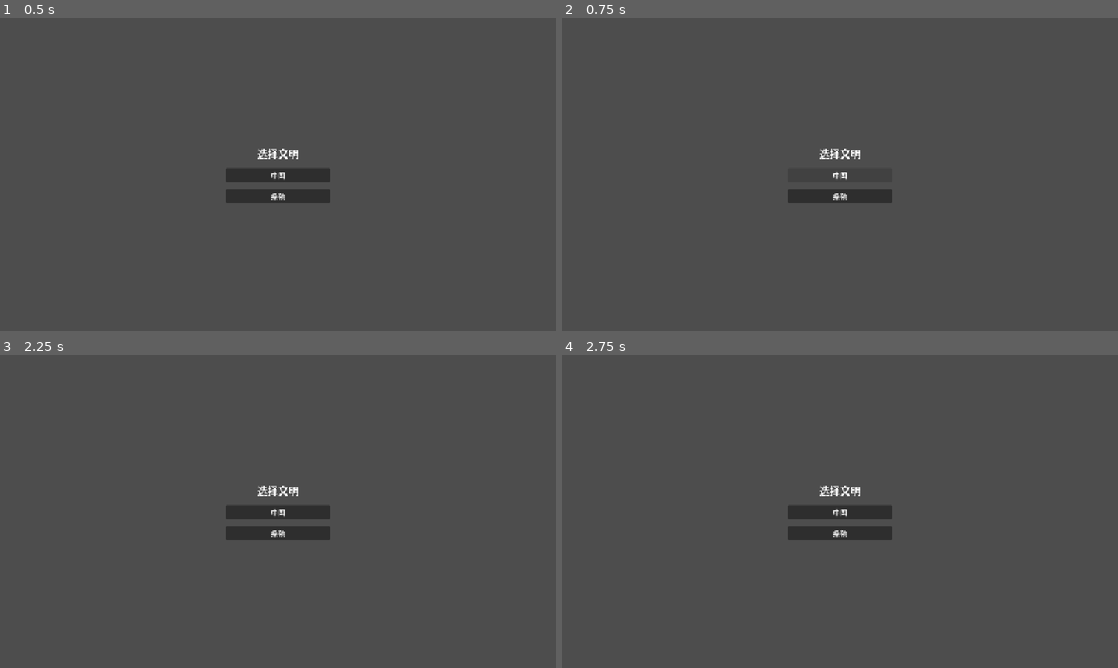
Above: before the commit, frames 1-4 (two rows, left to right).
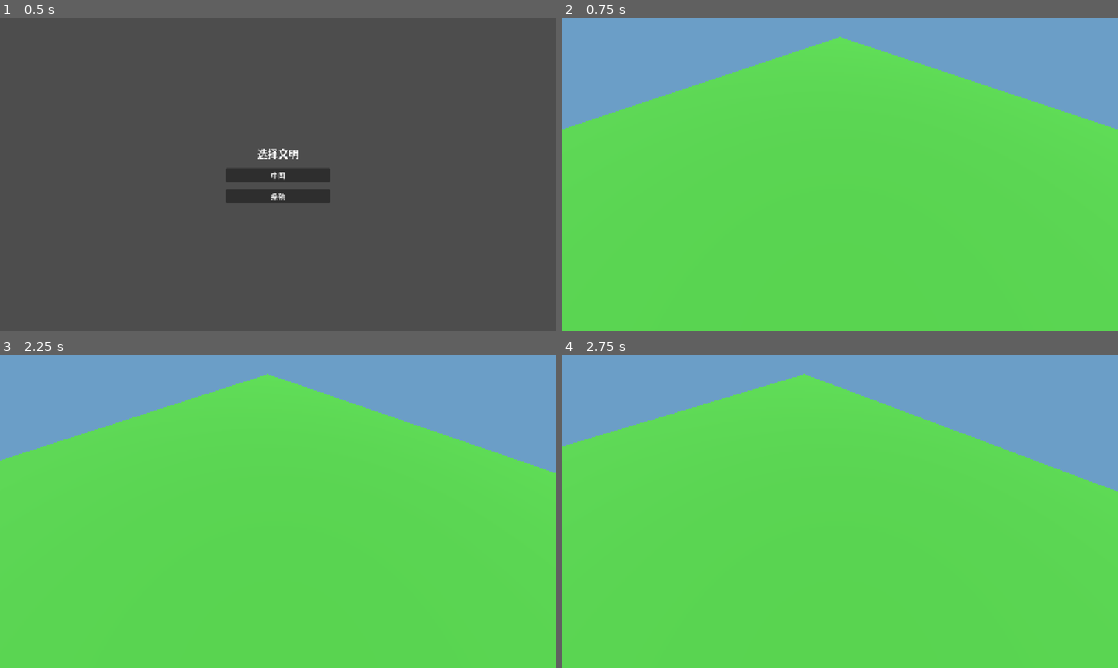
Above: after the commit, the same moments.

Repository: Zondabb/aoe2
Game: Godot game, scene res://scenes/civ_select.tscn
Two runs of this game, one before a commit and one after it. Both use one fixed random seed, a clock stepped at 60 frames per second and the inputs below.
Inputs (mouse positions are in pixels of both pictures, inside the frame that each line leads up to):
- Up to frame 1 (0.5 s): no input
- Up to frame 2 (0.75 s): click "中国" at 0.5 s
- Up to frame 3 (2.25 s): click (278, 533) at 1.25 s, where only the run before the commit has a clickable "条顿"; tap Enter at 2 s; move the mouse to (400, 495) at 2.02 s; hold D from 2.03 s (still down); click (400, 495) at 2.17 s
- Up to frame 4 (2.75 s): keep holding D

Frame 1 is identical in both runs. In frame 2, 100% of the frame differs, in the area x 0-100%, y 0-100%; in frame 3, 100%; in frame 4, 100%.

Commit message:
feat(scene): add 3D match ground and RTS camera
Co-authored-by: Cursor <cursoragent@cursor.com>

Diff:
--- /dev/null
+++ b/scenes/match_3d.tscn
@@ -0,0 +1,45 @@
+[gd_scene load_steps=6 format=3]
+
+[ext_resource type="Script" path="res://scripts/input/rts_camera_3d.gd" id="1_camera"]
+[ext_resource type="Script" path="res://scripts/match/match_bootstrap.gd" id="2_bootstrap"]
+
+[sub_resource type="StandardMaterial3D" id="StandardMaterial3D_ground"]
+albedo_color = Color(0.2, 0.48, 0.16, 1)
+roughness = 1.0
+
+[sub_resource type="PlaneMesh" id="PlaneMesh_ground"]
+material = SubResource("StandardMaterial3D_ground")
+size = Vector2(120, 120)
+
+[sub_resource type="Environment" id="Environment_match"]
+background_mode = 1
+background_color = Color(0.42, 0.62, 0.78, 1)
+ambient_light_source = 3
+ambient_light_color = Color(0.82, 0.88, 1, 1)
+ambient_light_energy = 0.65
+
+[node name="Match" type="Node3D"]
+
+[node name="DirectionalLight3D" type="DirectionalLight3D" parent="."]
+rotation_degrees = Vector3(-55, -35, 0)
+light_energy = 1.2
+shadow_enabled = true
+
+[node name="WorldEnvironment" type="WorldEnvironment" parent="."]
+environment = SubResource("Environment_match")
+
+[node name="Map" type="Node3D" parent="."]
+
+[node name="Ground" type="MeshInstance3D" parent="Map"]
+mesh = SubResource("PlaneMesh_ground")
+
+[node name="CameraRig" type="Node3D" parent="."]
+
+[node name="Camera3D" type="Camera3D" parent="CameraRig"]
+current = true
+script = ExtResource("1_camera")
+
+[node name="Entities" type="Node3D" parent="."]
+
+[node name="Bootstrap" type="Node" parent="."]
+script = ExtResource("2_bootstrap")
--- /dev/null
+++ b/scripts/input/ground_picker.gd
@@ -0,0 +1,17 @@
+# scripts/input/ground_picker.gd
+class_name GroundPicker
+extends RefCounted
+
+static func pick_ground(camera: Camera3D, screen_pos: Vector2) -> Variant:
+	var ray_origin := camera.project_ray_origin(screen_pos)
+	var ray_direction := camera.project_ray_normal(screen_pos)
+	return intersect_ground(ray_origin, ray_direction)
+
+static func intersect_ground(ray_origin: Vector3, ray_direction: Vector3) -> Variant:
+	if absf(ray_direction.y) < 0.0001:
+		return null
+
+	var distance := -ray_origin.y / ray_direction.y
+	if distance < 0.0:
+		return null
+	return ray_origin + ray_direction * distance
--- /dev/null
+++ b/scripts/input/rts_camera_3d.gd
@@ -0,0 +1,75 @@
+# scripts/input/rts_camera_3d.gd
+class_name RtsCamera3D
+extends Camera3D
+
+const GroundPickerScript := preload("res://scripts/input/ground_picker.gd")
+
+@export_range(0.0, 90.0, 0.1) var pitch_degrees := 50.0
+@export_range(-180.0, 180.0, 0.1) var yaw_degrees := 45.0
+@export var pan_speed := 24.0
+@export var edge_margin := 18.0
+@export var zoom_step := 5.0
+@export var min_distance := 18.0
+@export var max_distance := 80.0
+@export var distance := 42.0
+
+func _ready() -> void:
+	_apply_view()
+
+func _process(delta: float) -> void:
+	var pan_input := Vector2.ZERO
+	if Input.is_key_pressed(KEY_A) or Input.is_key_pressed(KEY_LEFT):
+		pan_input.x -= 1.0
+	if Input.is_key_pressed(KEY_D) or Input.is_key_pressed(KEY_RIGHT):
+		pan_input.x += 1.0
+	if Input.is_key_pressed(KEY_W) or Input.is_key_pressed(KEY_UP):
+		pan_input.y += 1.0
+	if Input.is_key_pressed(KEY_S) or Input.is_key_pressed(KEY_DOWN):
+		pan_input.y -= 1.0
+
+	var viewport_size := get_viewport().get_visible_rect().size
+	var mouse_position := get_viewport().get_mouse_position()
+	if mouse_position.x <= edge_margin:
+		pan_input.x -= 1.0
+	elif mouse_position.x >= viewport_size.x - edge_margin:
+		pan_input.x += 1.0
+	if mouse_position.y <= edge_margin:
+		pan_input.y += 1.0
+	elif mouse_position.y >= viewport_size.y - edge_margin:
+		pan_input.y -= 1.0
+
+	if pan_input != Vector2.ZERO:
+		_pan(pan_input.normalized(), delta)
+
+func _unhandled_input(event: InputEvent) -> void:
+	if event is InputEventMouseButton:
+		var mouse_event := event as InputEventMouseButton
+		if mouse_event.pressed and mouse_event.button_index == MOUSE_BUTTON_WHEEL_UP:
+			distance = clampf(distance - zoom_step, min_distance, max_distance)
+			_apply_view()
+		elif mouse_event.pressed and mouse_event.button_index == MOUSE_BUTTON_WHEEL_DOWN:
+			distance = clampf(distance + zoom_step, min_distance, max_distance)
+			_apply_view()
+		elif mouse_event.pressed and mouse_event.button_index == MOUSE_BUTTON_LEFT:
+			var ground_position: Variant = GroundPickerScript.pick_ground(self, mouse_event.position)
+			if ground_position != null:
+				print("Ground pick: ", ground_position)
+
+func _pan(input_direction: Vector2, delta: float) -> void:
+	var rig := get_parent_node_3d()
+	if rig == null:
+		return
+	var right := rig.basis.x.normalized()
+	var forward := -rig.basis.z.normalized()
+	rig.position += (
+		right * input_direction.x + forward * input_direction.y
+	) * pan_speed * delta
+
+func _apply_view() -> void:
+	distance = clampf(distance, min_distance, max_distance)
+	var rig := get_parent_node_3d()
+	if rig != null:
+		rig.rotation.y = deg_to_rad(yaw_degrees)
+	var pitch := deg_to_rad(pitch_degrees)
+	position = Vector3(0.0, sin(pitch) * distance, cos(pitch) * distance)
+	rotation = Vector3(-pitch, 0.0, 0.0)
--- /dev/null
+++ b/scripts/match/match_bootstrap.gd
@@ -0,0 +1,18 @@
+# scripts/match/match_bootstrap.gd
+extends Node
+
+const GROUND_SIZE := Vector2(120.0, 120.0)
+const GROUND_COLOR := Color(0.20, 0.48, 0.16)
+
+func _ready() -> void:
+	var ground := get_node_or_null("../Map/Ground") as MeshInstance3D
+	if ground == null or ground.mesh != null:
+		return
+
+	var material := StandardMaterial3D.new()
+	material.albedo_color = GROUND_COLOR
+	material.roughness = 1.0
+	var plane := PlaneMesh.new()
+	plane.size = GROUND_SIZE
+	plane.material = material
+	ground.mesh = plane
--- a/scripts/ui/civ_select_controller.gd
+++ b/scripts/ui/civ_select_controller.gd
@@ -10,9 +10,10 @@
 	civ_chosen.emit(&"teutons")
 
 func _ready() -> void:
-	# Temporary: just print until match scene exists (Task 10 wires change_scene).
+	# Temporary bridge until Task 10 wires the selected civilization into the match.
 	if not civ_chosen.is_connected(_temp_log):
 		civ_chosen.connect(_temp_log)
 
 func _temp_log(civ_id: StringName) -> void:
 	print("Selected civ: ", civ_id)
+	get_tree().change_scene_to_file("res://scenes/match_3d.tscn")
--- a/tests/run_tests.gd
+++ b/tests/run_tests.gd
@@ -6,6 +6,7 @@
 	failures.append_array(load("res://tests/test_combat_math.gd").new().run())
 	failures.append_array(load("res://tests/test_civ_defs.gd").new().run())
 	failures.append_array(load("res://tests/test_match_state.gd").new().run())
+	failures.append_array(load("res://tests/test_match_3d.gd").new().run())
 	if failures.is_empty():
 		print("ALL TESTS PASSED")
 		quit(0)
--- /dev/null
+++ b/tests/test_match_3d.gd
@@ -0,0 +1,51 @@
+# tests/test_match_3d.gd
+extends RefCounted
+
+func run() -> Array[String]:
+	var failures: Array[String] = []
+	var packed := load("res://scenes/match_3d.tscn") as PackedScene
+	if packed == null:
+		failures.append("match scene should load")
+		return failures
+
+	var scene_root := packed.instantiate()
+	if not scene_root.get_node_or_null("Map/Ground") is MeshInstance3D:
+		failures.append("match scene should contain ground mesh")
+	var camera := scene_root.get_node_or_null("CameraRig/Camera3D") as Camera3D
+	if camera == null:
+		failures.append("match scene should contain camera")
+	elif camera.get_script() == null:
+		failures.append("match camera should have controller script")
+	else:
+		camera.call("_ready")
+		if camera.get("pitch_degrees") != 50.0 or camera.get("yaw_degrees") != 45.0:
+			failures.append("match camera should use the requested view angles")
+		var zoom_event := InputEventMouseButton.new()
+		zoom_event.button_index = MOUSE_BUTTON_WHEEL_UP
+		zoom_event.pressed = true
+		for index in 10:
+			camera.call("_unhandled_input", zoom_event)
+		if camera.get("distance") != 18.0:
+			failures.append("match camera zoom should clamp at minimum distance")
+		var rig := camera.get_parent_node_3d()
+		var original_rig_position := rig.position
+		camera.call("_pan", Vector2.RIGHT, 1.0)
+		if rig.position == original_rig_position:
+			failures.append("match camera pan should move its rig")
+	if scene_root.get_node_or_null("Entities") == null:
+		failures.append("match scene should contain entities root")
+	if scene_root.get_node_or_null("Bootstrap") == null:
+		failures.append("match scene should contain bootstrap")
+
+	scene_root.free()
+
+	var picker_script := load("res://scripts/input/ground_picker.gd")
+	if picker_script == null:
+		failures.append("ground picker should load")
+	else:
+		var picked: Variant = picker_script.intersect_ground(
+			Vector3(2.0, 10.0, 3.0), Vector3(0.0, -1.0, 0.0)
+		)
+		if picked != Vector3(2.0, 0.0, 3.0):
+			failures.append("ground picker should intersect the y=0 plane")
+	return failures
Not shown, added: scripts/input/ground_picker.gd.uid
Not shown, added: scripts/input/rts_camera_3d.gd.uid
Not shown, added: scripts/match/match_bootstrap.gd.uid
Not shown, added: tests/test_match_3d.gd.uid
